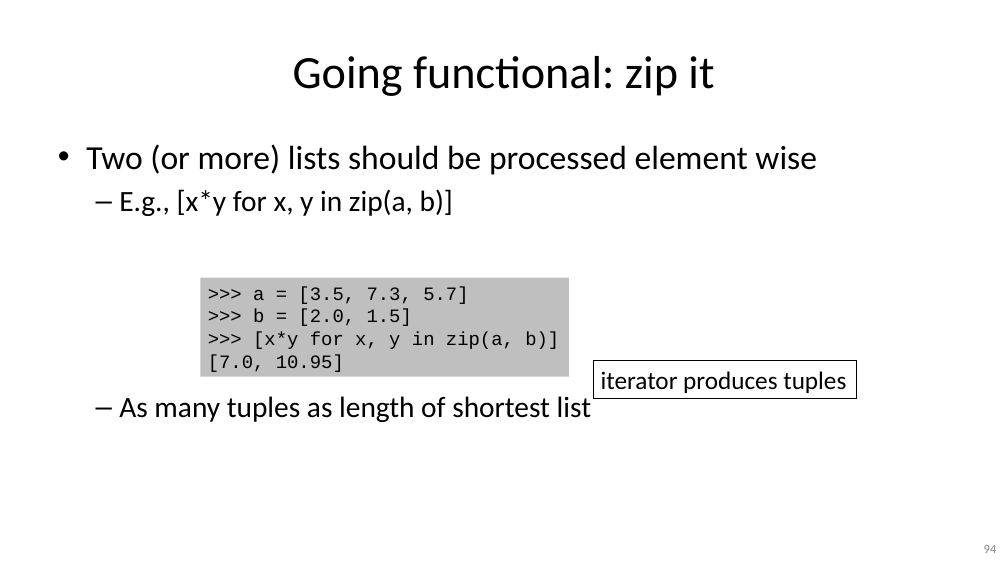
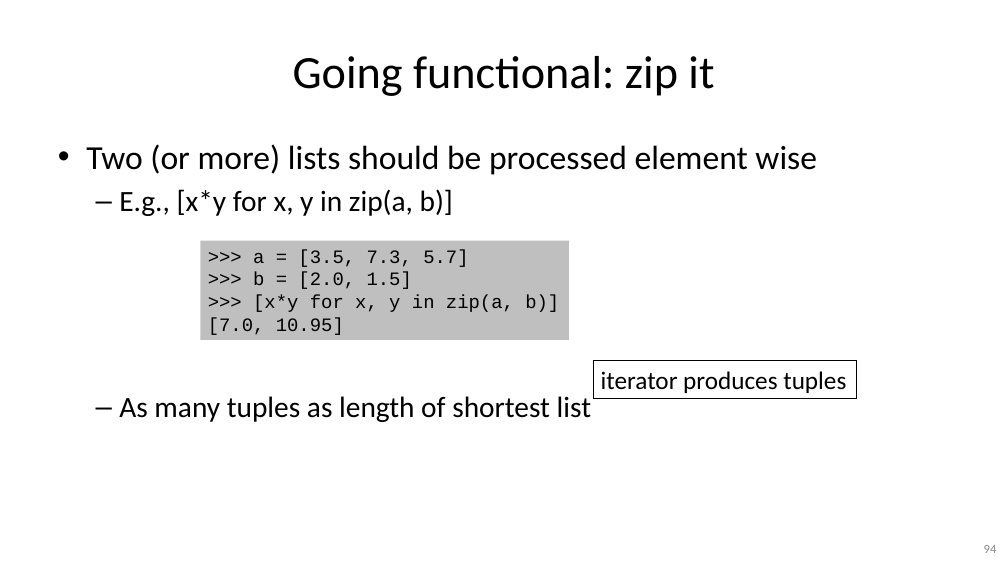
Before and after one commit to gjbex/Python-for-programmers, a slide deck: slide 94 of python_for_programmers.pptx. Drawn at 1008x567 pixels with LibreOffice and Linux fonts; fonts in the diff are those of the drawing. Boxes give left, top, right and bottom in pixels: in the first picture for what was removed or moved away, otherwise in the second. Text is boxed around its words. In the diff, an @@ line names an element or a change of style, - is before the commit and + after.

```diff
--- a/python_for_programmers.pptx
+++ b/python_for_programmers.pptx
@@ rectangle ">>> a = [3.5, 7.3, ...": place and size @@
-rectangle ">>> a = [3.5, 7.3, ..." at (200,278,569,377)
+rectangle ">>> a = [3.5, 7.3, ..." at (200,240,569,340)
```
Also in this commit, not shown: 18 other slides changed.
